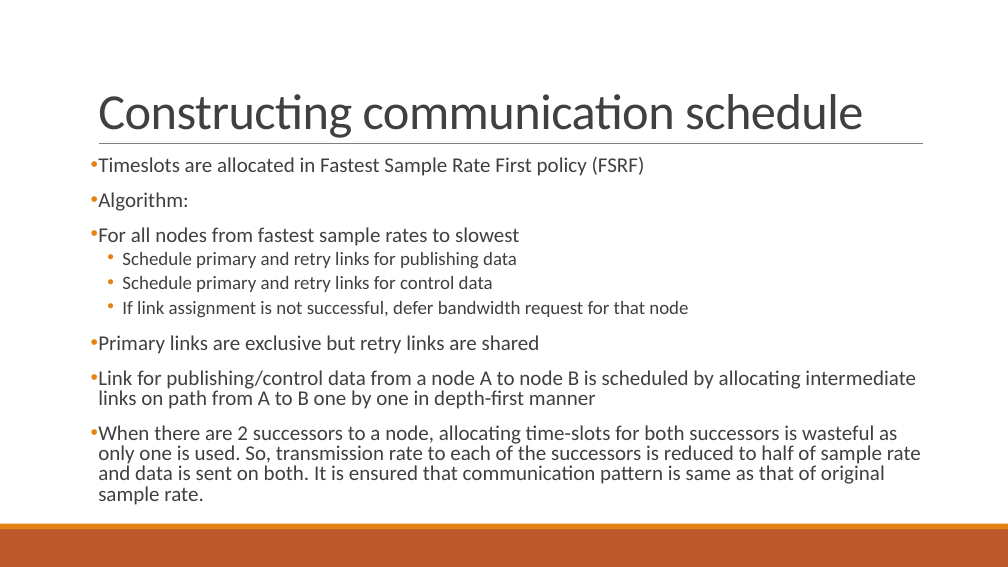
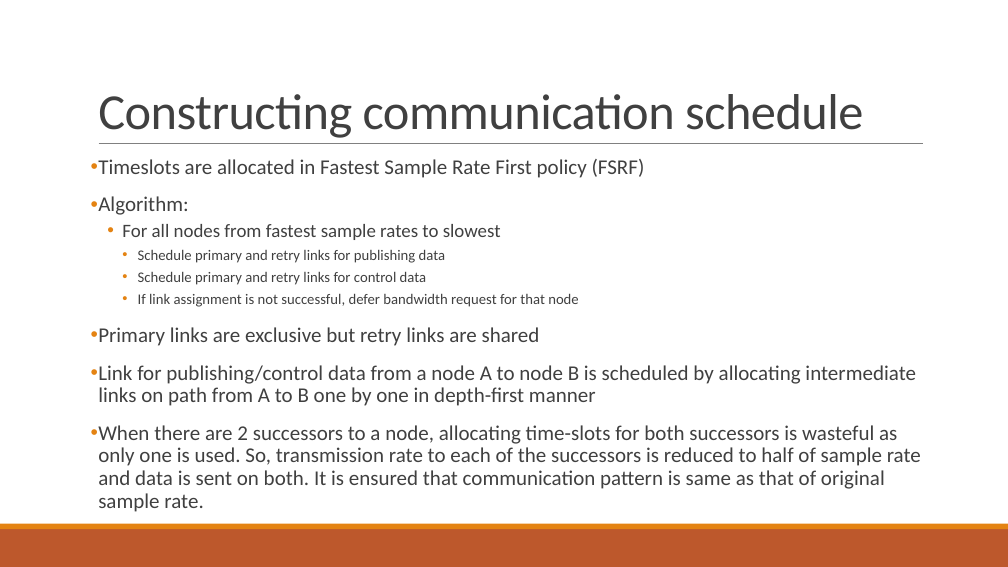
Before and after one commit to chaitu236/chaitu236.github.io, a slide deck: slide 13 of presentation-vadrevu.pptx. Drawn at 1008x567 pixels with LibreOffice and Linux fonts; fonts in the diff are those of the drawing. Boxes give left, top, right and bottom in pixels: in the first picture for what was removed or moved away, otherwise in the second. Text is boxed around its words. In the diff, an @@ line names an element or a change of style, - is before the commit and + after.

```diff
--- a/presentation-vadrevu.pptx
+++ b/presentation-vadrevu.pptx
@@ text "Timeslots are allocated in Fastest ..." at <box>98,159,921,512</box>: size 20 to 18 pt in "For all nodes from fastest sample rates ..."; size 18 to 14 pt in "Schedule primary and retry links for publishing ...", "Schedule primary and retry links for control ...", "If link assignment is not successful, defer ..."; line spacing 0.8 to 0.9; list level 1 to 2 in "For all nodes from fastest ..."; list level 2 to 3 in "Schedule primary and retry links ..."; list level 2 to 3 in "If link assignment is not ..." @@
```
Also in this commit, not shown: 5 other slides changed, 1 other file.
